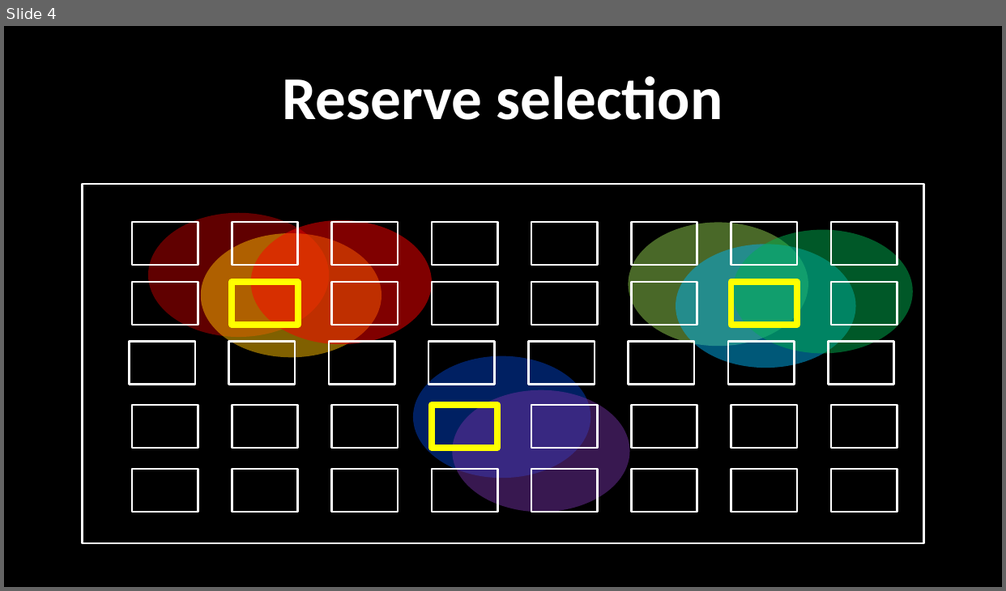
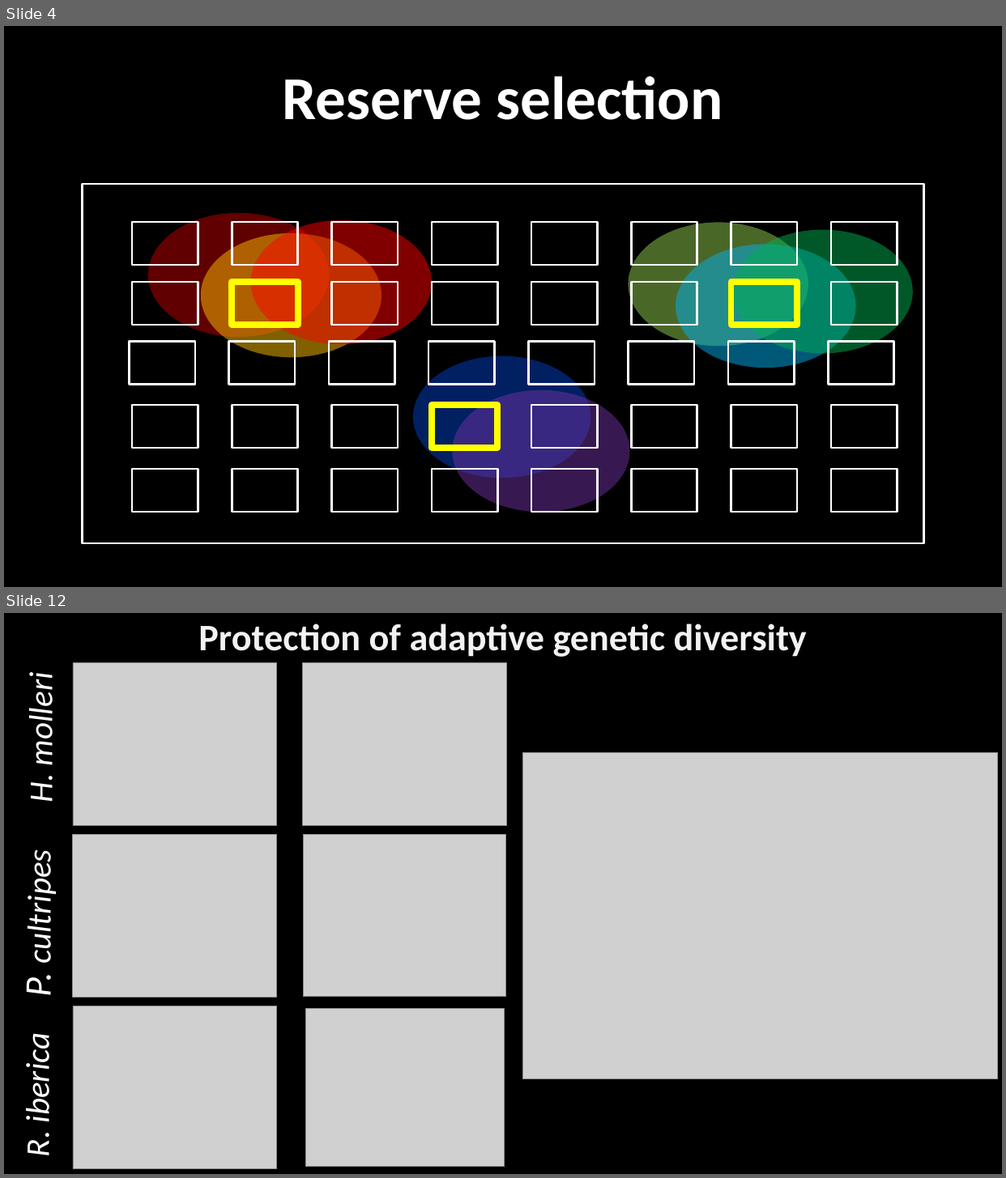
Before and after one commit to jeffreyhanson/abstracts-and-slides, a slide deck: seminars/EEF-presentation-02-08-2019/jeffrey-hanson-eff-slides.pptx. Shown one above the other, each under a label of ours: slide 4 before the commit, slides 4 and 12 after it; the slides between them are not shown. The pictures are 1006x591 and 1006x1178 pixels, drawn with LibreOffice and Linux fonts; fonts in the diff are those of the drawing; grey boxes stand for pictures. Boxes give left, top, right and bottom in pixels: in the first picture for what was removed or moved away, otherwise in the second. Text is boxed around its words. In the diff, an @@ line names an element or a change of style, - is before the commit and + after.

```diff
--- a/seminars/EEF-presentation-02-08-2019/jeffrey-hanson-eff-slides.pptx
+++ b/seminars/EEF-presentation-02-08-2019/jeffrey-hanson-eff-slides.pptx
@@ slide 12 added at (4, 613, 1002, 1174), background #000000 @@
@@ title added at (198, 624, 807, 657), 36 pt, text #F2F2F2, bold @@
+Protection of adaptive genetic diversity
@@ text added at (20, 681, 61, 801), 32 pt, text #FFFFFF, italic @@
+H. molleri
@@ picture added at (522, 753, 998, 1080) @@
@@ text added at (15, 861, 61, 995), 32 pt, text #FFFFFF, italic @@
+P. cultripes
@@ group added at (73, 662, 506, 1169): 6 pictures @@
@@ text added at (18, 1042, 58, 1156), 32 pt, text #FFFFFF, italic @@
+R. iberica
```
Also in this commit, not shown: 4 slides changed, 8 other slides added, 5 slides removed.
